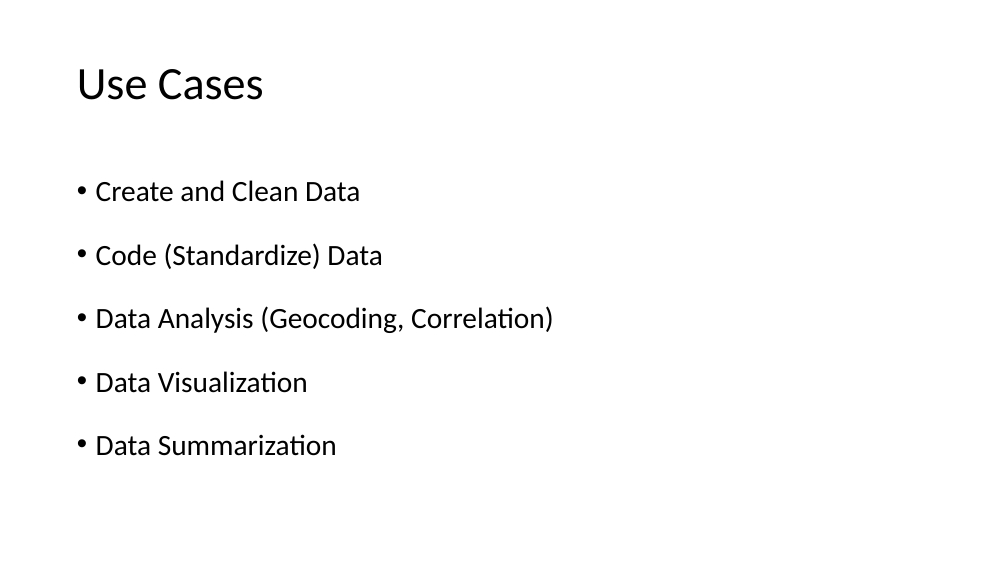
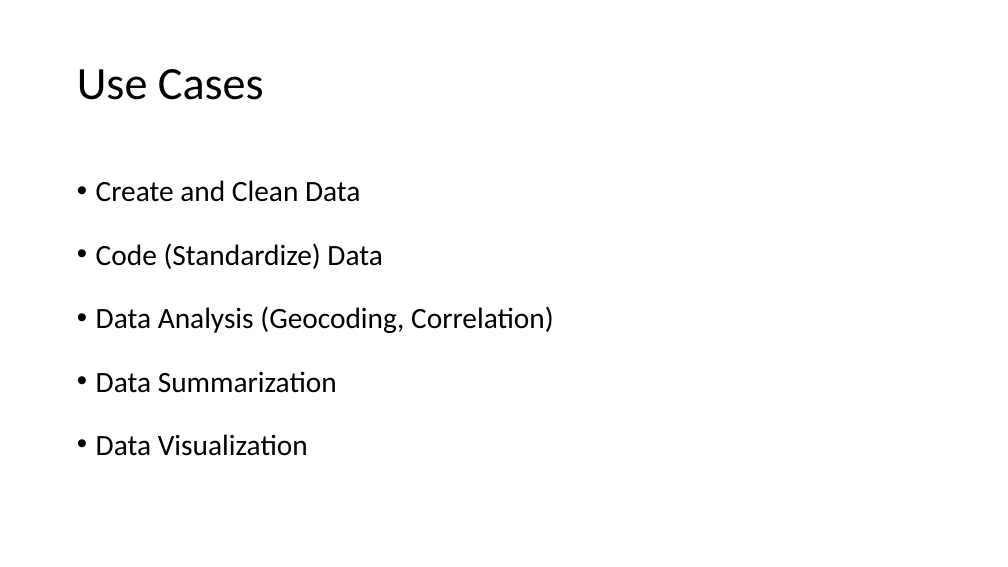
Before and after one commit to fccsdigitalchina/generative_ai_east_asian_studies, a slide deck: slide 4 of _slides/Generative AI for East Asian Studies_use cases.pptx. Drawn at 1008x567 pixels with LibreOffice and Linux fonts; fonts in the diff are those of the drawing. Boxes give left, top, right and bottom in pixels: in the first picture for what was removed or moved away, otherwise in the second. Text is boxed around its words. In the diff, an @@ line names an element or a change of style, - is before the commit and + after.

```diff
--- a/_slides/Generative AI for East Asian Studies_use cases.pptx
+++ b/_slides/Generative AI for East Asian Studies_use cases.pptx
@@ text at bbox=[96, 371, 337, 393]: paragraph added @@
+• Data Summarization
@@ text at bbox=[96, 434, 337, 456]: paragraph removed @@
-• Data Summarization
```
Also in this commit, not shown: 14 other slides changed, 9 slides added.
